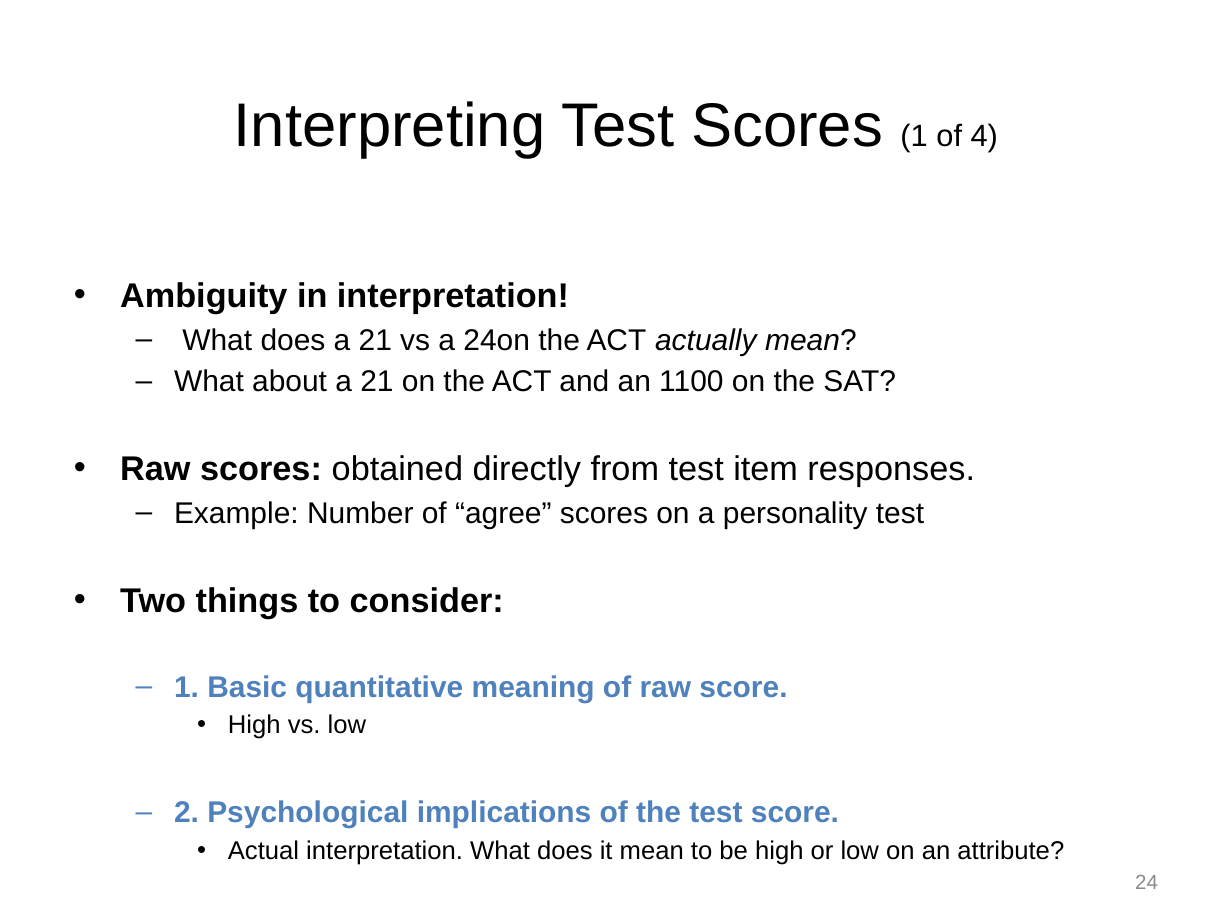
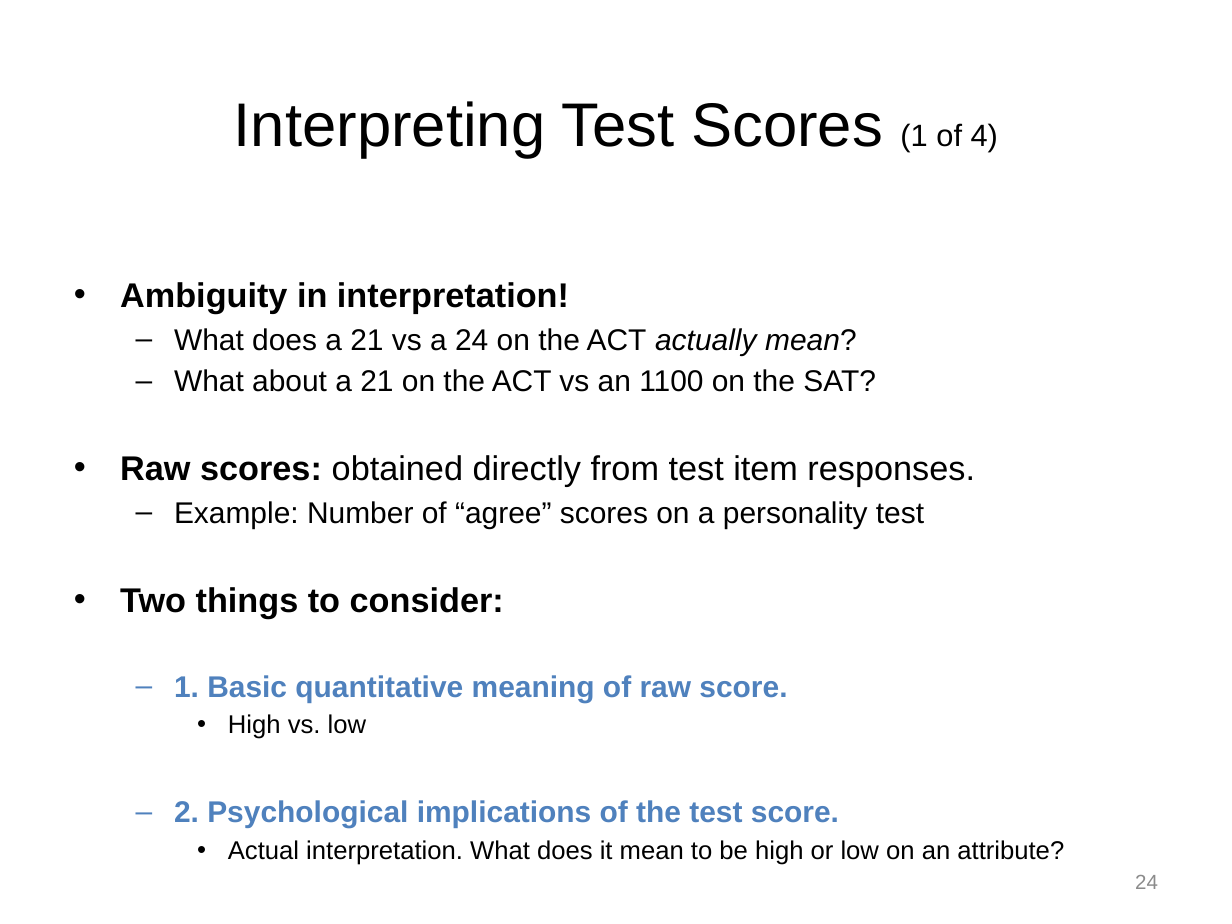
Before and after one commit to npm27/Teaching-Materials, a slide deck: slide 24 of Tests and Eval/Slides/3 Chapter 3.pptx. Drawn at 1232x924 pixels with LibreOffice and Linux fonts; fonts in the diff are those of the drawing. Boxes give left, top, right and bottom in pixels: in the first picture for what was removed or moved away, otherwise in the second. Text is boxed around its words. In the diff, an @@ line names an element or a change of style, - is before the commit and + after.

```diff
--- a/Tests and Eval/Slides/3 Chapter 3.pptx
+++ b/Tests and Eval/Slides/3 Chapter 3.pptx
@@ text at [174, 328, 876, 392]: text changed @@
-  – What does a 21 vs a 24on the ACT actually mean?
-  – What about a 21 on the ACT and an 1100 on the SAT?
+  – What does a 21 vs a 24 on the ACT actually mean?
+  – What about a 21 on the ACT vs an 1100 on the SAT?
```
Also in this commit, not shown: 8 other slides changed, 3 other files.
